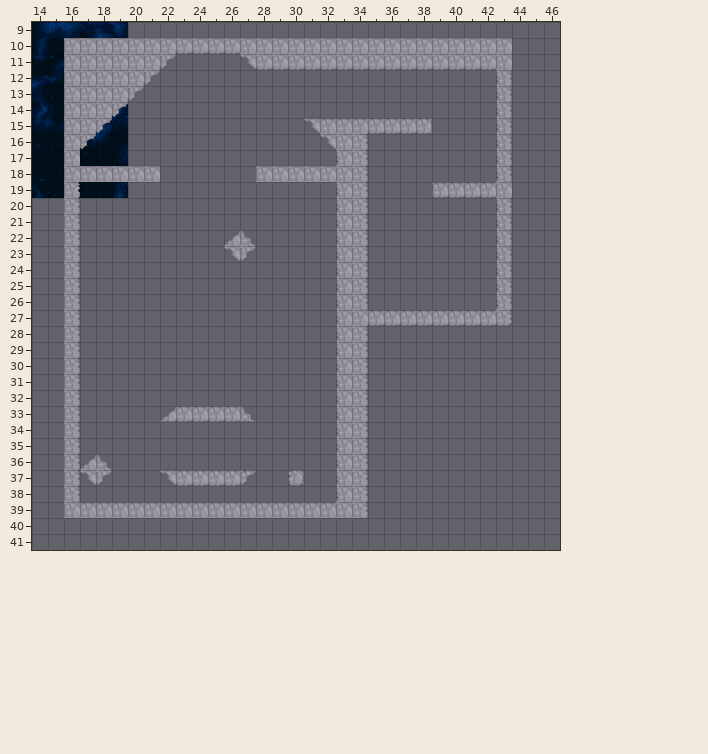
Tiled map (JSON), stored at core/assets/levels/level_1/level_3.tmj. Above is the file before it was changed.
Cells are 16x16 px. Shown: x 14..46, y 9..41.
The same view after the edit:
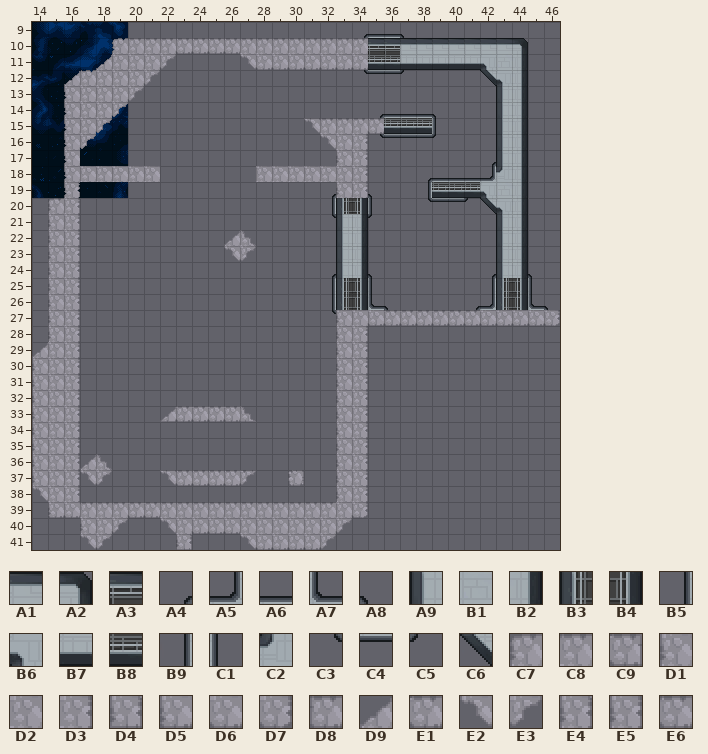
Key: from "space-tiles": A1 2, A2 3, A3 6, A4 11, A5 12, A6 13, A7 14, A8 15, A9 17, B1 18, B2 19, B3 21, B4 23, B5 27, B6 30, B7 34, B8 38, B9 43, C1 47, C2 62, C3 75, C4 77, C5 79, C6 101; from "tileset": C7 0 "GameObject", C8 1 "GameObject", C9 14 "GameObject", D1 16 "GameObject", D2 17 "GameObject", D3 18 "GameObject", D4 25 "GameObject", D5 32 "GameObject", D6 33 "GameObject", D7 34 "GameObject", D8 46 "GameObject", D9 66 "GameObject", E1 70 "GameObject", E2 82 "GameObject", E3 83 "GameObject", E4 89 "GameObject", E5 91 "GameObject", E6 102 "GameObject".
__ is an empty cell.
Tiles replaced or removed in this view: C8, C9, D1, D2, D3, D6, D7, D8, E1, E4, E5.
Changes in this commit:
Changed rows in their new state; .. is an unchanged cell.
Layer "Foreground":
first column x 14:
 9 .. .. .. .. .. .. .. .. .. .. .. .. .. .. .. .. .. .. .. .. A4 A6 A6 A8 .. .. .. .. .. .. .. .. ..
10 .. .. __ __ __ C7 C8 C8 C8 E6 E6 E6 E6 C8 C8 C8 C8 C8 C8 C8 C8 A3 A3 A1 A1 A1 A1 A1 A1 A1 A2 .. ..
11 .. .. __ __ D9 .. .. .. .. .. .. .. .. .. .. .. .. .. .. .. .. B8 B8 B7 B7 B7 B7 B7 B6 B1 B2 .. ..
12 .. .. D9 C8 .. .. .. .. .. .. .. .. .. .. .. .. .. .. .. .. C3 C4 C4 C5 .. .. .. .. C6 B6 B2 .. ..
13 .. .. D1 .. .. .. .. .. .. .. .. .. .. .. .. .. .. .. .. .. .. .. .. .. .. .. .. .. .. A9 B2 .. ..
14 .. .. D1 .. .. .. .. .. .. .. .. .. .. .. .. .. .. .. .. .. .. A4 A6 A6 A6 A8 .. .. .. A9 B2 .. ..
15 .. .. D1 .. .. .. .. .. .. .. .. .. .. .. .. .. .. .. .. .. .. .. B8 B8 B8 C1 .. .. .. A9 B2 .. ..
16 .. .. D1 .. .. .. .. .. .. .. .. .. .. .. .. .. .. .. .. .. .. C3 C4 C4 C4 C5 .. .. .. A9 B2 .. ..
17 .. .. D1 .. .. .. .. .. .. .. .. .. .. .. .. .. .. .. .. .. .. .. .. .. .. .. .. .. A4 A9 B2 .. ..
18 .. .. D1 .. .. .. .. .. .. .. .. .. .. .. .. .. .. .. .. .. .. .. .. .. A4 A6 A6 A6 A5 C2 B2 .. ..
19 .. .. E4 .. .. .. .. .. .. .. .. .. .. .. .. .. .. .. A4 .. .. A8 .. .. B5 B8 B8 B8 B6 B1 B2 .. ..
20 .. C7 .. .. .. .. .. .. .. .. .. .. .. .. .. .. .. .. B9 B3 B4 C1 .. .. C3 C4 C4 C5 C6 B6 B2 .. ..
21 .. D1 .. .. .. .. .. .. .. .. .. .. .. .. .. .. .. .. C3 A9 B2 C5 .. .. .. .. .. .. .. A9 B2 .. ..
22 .. D1 .. .. .. .. .. .. .. .. .. .. .. .. .. .. .. .. .. A9 B2 .. .. .. .. .. .. .. .. A9 B2 .. ..
23 .. D1 .. .. .. .. .. .. .. .. .. .. .. .. .. .. .. .. .. A9 B2 .. .. .. .. .. .. .. .. A9 B2 .. ..
24 .. D1 .. .. .. .. .. .. .. .. .. .. .. .. .. .. .. .. A4 A9 B2 A8 .. .. .. .. .. .. A4 A9 B2 A8 ..
25 .. D1 .. .. .. .. .. .. .. .. .. .. .. .. .. .. .. .. B9 B3 B4 C1 .. .. .. .. .. .. B9 B3 B4 C1 ..
26 .. D1 .. .. .. .. .. .. .. .. .. .. .. .. .. .. .. .. B9 B3 B4 A7 A8 .. .. .. .. A4 A5 B3 B4 A7 A8
27 .. D1 .. .. .. .. .. .. .. .. .. .. .. .. .. .. .. .. C3 .. .. D6 .. .. .. .. .. .. D6 D6 D6 D6 D7
28 .. D1 .. .. .. .. .. .. .. .. .. .. .. .. .. .. .. .. .. .. .. .. .. .. .. .. .. .. .. .. .. .. ..
29 D9 D2 .. .. .. .. .. .. .. .. .. .. .. .. .. .. .. .. .. .. .. .. .. .. .. .. .. .. .. .. .. .. ..
30 D1 D2 .. .. .. .. .. .. .. .. .. .. .. .. .. .. .. .. .. .. .. .. .. .. .. .. .. .. .. .. .. .. ..
31 D1 D2 .. .. .. .. .. .. .. .. .. .. .. .. .. .. .. .. .. .. .. .. .. .. .. .. .. .. .. .. .. .. ..
32 D1 D2 .. .. .. .. .. .. .. .. .. .. .. .. .. .. .. .. .. .. .. .. .. .. .. .. .. .. .. .. .. .. ..
33 D1 D2 .. .. .. .. .. .. .. .. .. .. .. .. .. .. .. .. .. .. .. .. .. .. .. .. .. .. .. .. .. .. ..
34 D1 D2 .. .. .. .. .. .. .. .. .. .. .. .. .. .. .. .. .. .. .. .. .. .. .. .. .. .. .. .. .. .. ..
35 D1 D2 .. .. .. .. .. .. .. .. .. .. .. .. .. .. .. .. .. .. .. .. .. .. .. .. .. .. .. .. .. .. ..
36 D1 D2 .. .. .. .. .. .. .. .. .. .. .. .. .. .. .. .. .. .. .. .. .. .. .. .. .. .. .. .. .. .. ..
37 D1 D2 .. .. .. .. .. .. .. .. .. .. .. .. .. .. .. .. .. .. .. .. .. .. .. .. .. .. .. .. .. .. ..
38 E2 D2 .. .. .. .. .. .. .. .. .. .. .. .. .. .. .. .. .. .. .. .. .. .. .. .. .. .. .. .. .. .. ..
39 .. D5 D6 .. .. .. E1 E1 .. .. .. .. .. .. .. .. .. .. .. .. D7 .. .. .. .. .. .. .. .. .. .. .. ..
40 .. .. .. D1 D2 E3 .. .. E2 D2 D6 D6 D6 D2 D2 D2 D2 D2 D2 E3 .. .. .. .. .. .. .. .. .. .. .. .. ..
41 .. .. .. E2 E3 .. .. .. .. D4 .. .. .. E2 D6 D6 D6 D6 E3 .. .. .. .. .. .. .. .. .. .. .. .. .. ..
